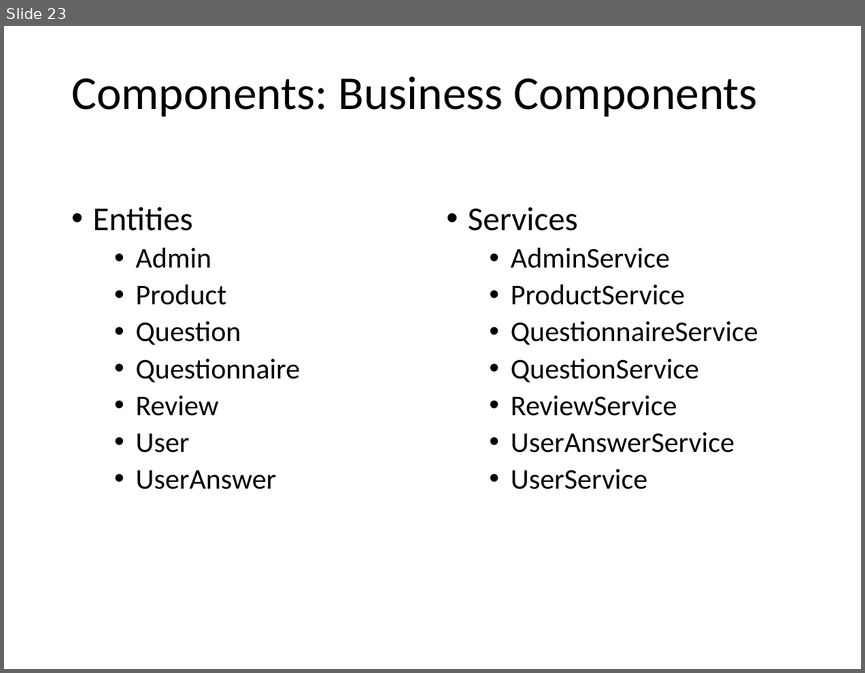
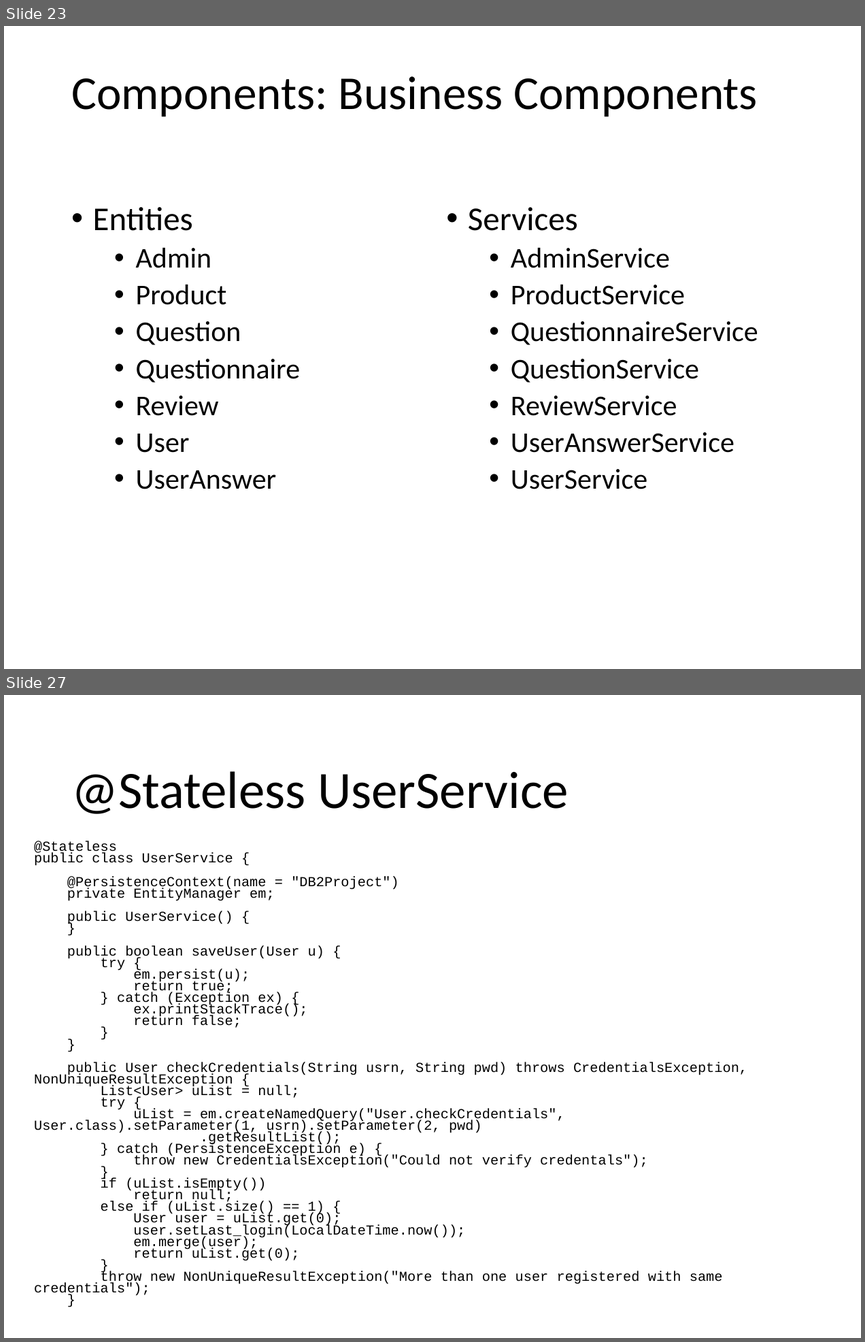
Before and after one commit to catonzio/DB2project, a slide deck: DB2project.pptx. Shown one above the other, each under a label of ours: slide 23 before the commit, slides 23 and 27 after it; the slides between them are not shown. The pictures are 865x673 and 865x1342 pixels, drawn with LibreOffice and Linux fonts; fonts in the diff are those of the drawing. Boxes give left, top, right and bottom in pixels: in the first picture for what was removed or moved away, otherwise in the second. Text is boxed around its words. In the diff, an @@ line names an element or a change of style, - is before the commit and + after.

```diff
--- a/DB2project.pptx
+++ b/DB2project.pptx
@@ slide 27 added at (4, 695, 861, 1338), background #FFFFFF @@
@@ title added at (71, 771, 568, 814), 44 pt, text #000000 @@
+@Stateless UserService
@@ text added at (34, 841, 747, 1296), 11.6 pt, text #000000 @@
+@Stateless
+public class UserService {
+@PersistenceContext(name = "DB2Project")
+private EntityManager em;
+public UserService() {
+}
+public boolean saveUser(User u) {
+try {
+em.persist(u);
+return true;
+} catch (Exception ex) {
+ex.printStackTrace();
+return false;
+}
+}
+public User checkCredentials(String usrn, String pwd) throws CredentialsException, NonUniqueResultException {
+List<User> uList = null;
+try {
+uList = em.createNamedQuery("User.checkCredentials", User.class).setParameter(1, usrn).setParameter(2, pwd)
+.getResultList();
+} catch (PersistenceException e) {
+throw new CredentialsException("Could not verify credentals");
+}
+if (uList.isEmpty())
+return null;
+else if (uList.size() == 1) {
+User user = uList.get(0);
+user.setLast_login(LocalDateTime.now());
+em.merge(user);
+return uList.get(0);
+}
+throw new NonUniqueResultException("More than one user registered with same credentials");
+}
```
Also in this commit, not shown: 10 slides changed, 3 other slides added, 2 other files.
